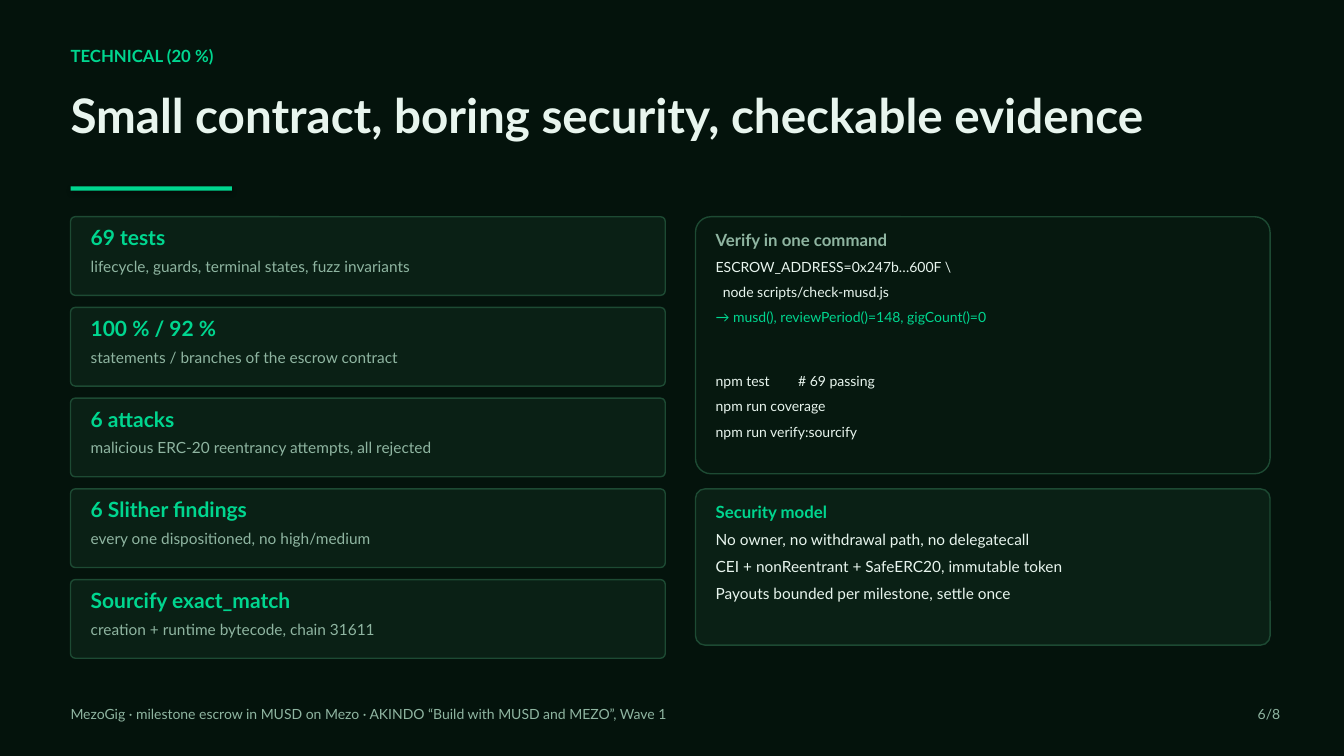
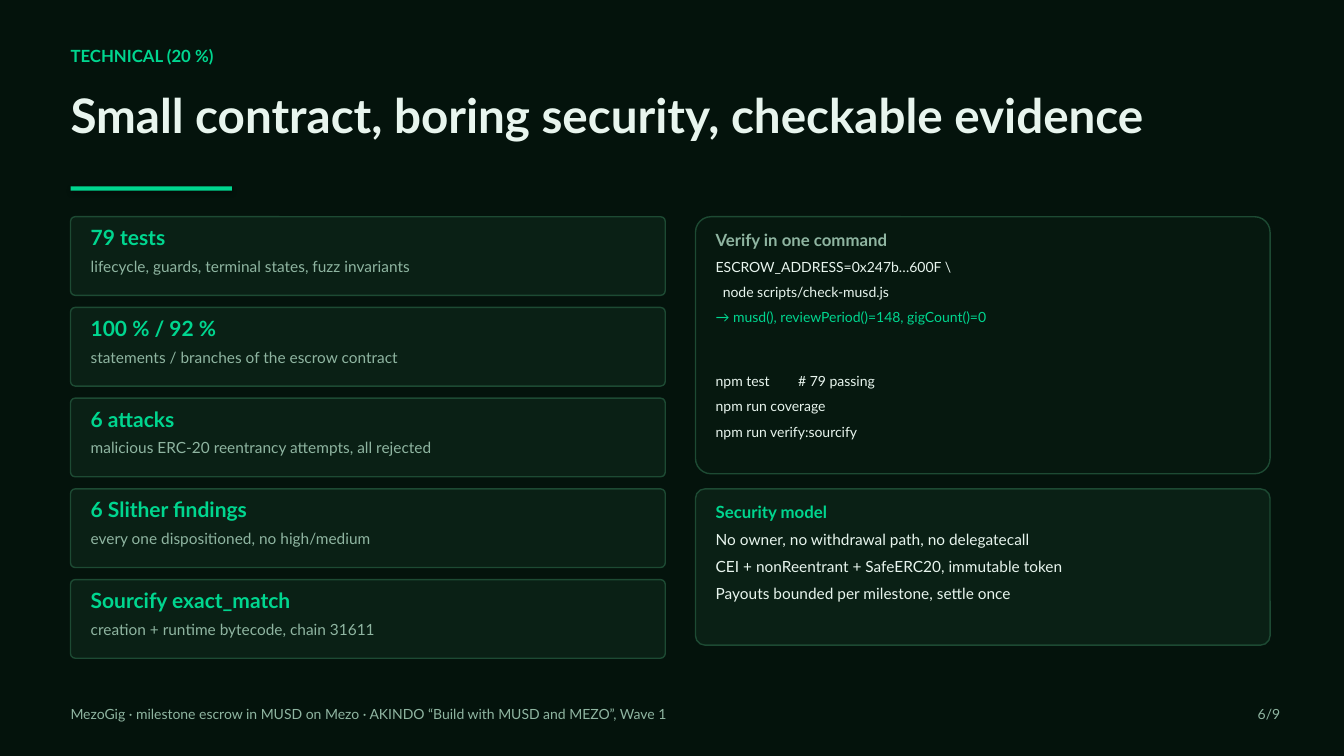
Before and after one commit to mak777uh/mezogig, a slide deck: slide 6 of docs/deck.pptx. Drawn at 1344x756 pixels with LibreOffice and Linux fonts; fonts in the diff are those of the drawing. Boxes give left, top, right and bottom in pixels: in the first picture for what was removed or moved away, otherwise in the second. Text is boxed around its words. In the diff, an @@ line names an element or a change of style, - is before the commit and + after.

```diff
--- a/docs/deck.pptx
+++ b/docs/deck.pptx
@@ text at <box>91,229,165,245</box>: text changed @@
-69 tests
+79 tests
@@ text at <box>716,376,875,389</box>: text changed @@
-npm test # 69 passing
+npm test # 79 passing
@@ text at <box>1258,709,1280,720</box>: text changed @@
-6/8
+6/9
```
Also in this commit, not shown: 7 other slides changed, 1 slide added, 6 other files.
